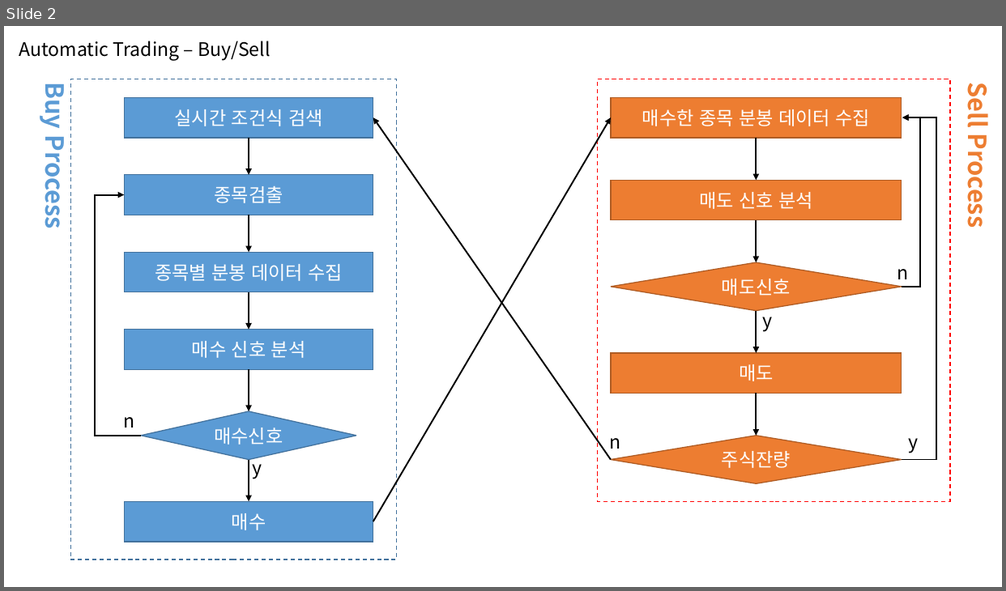
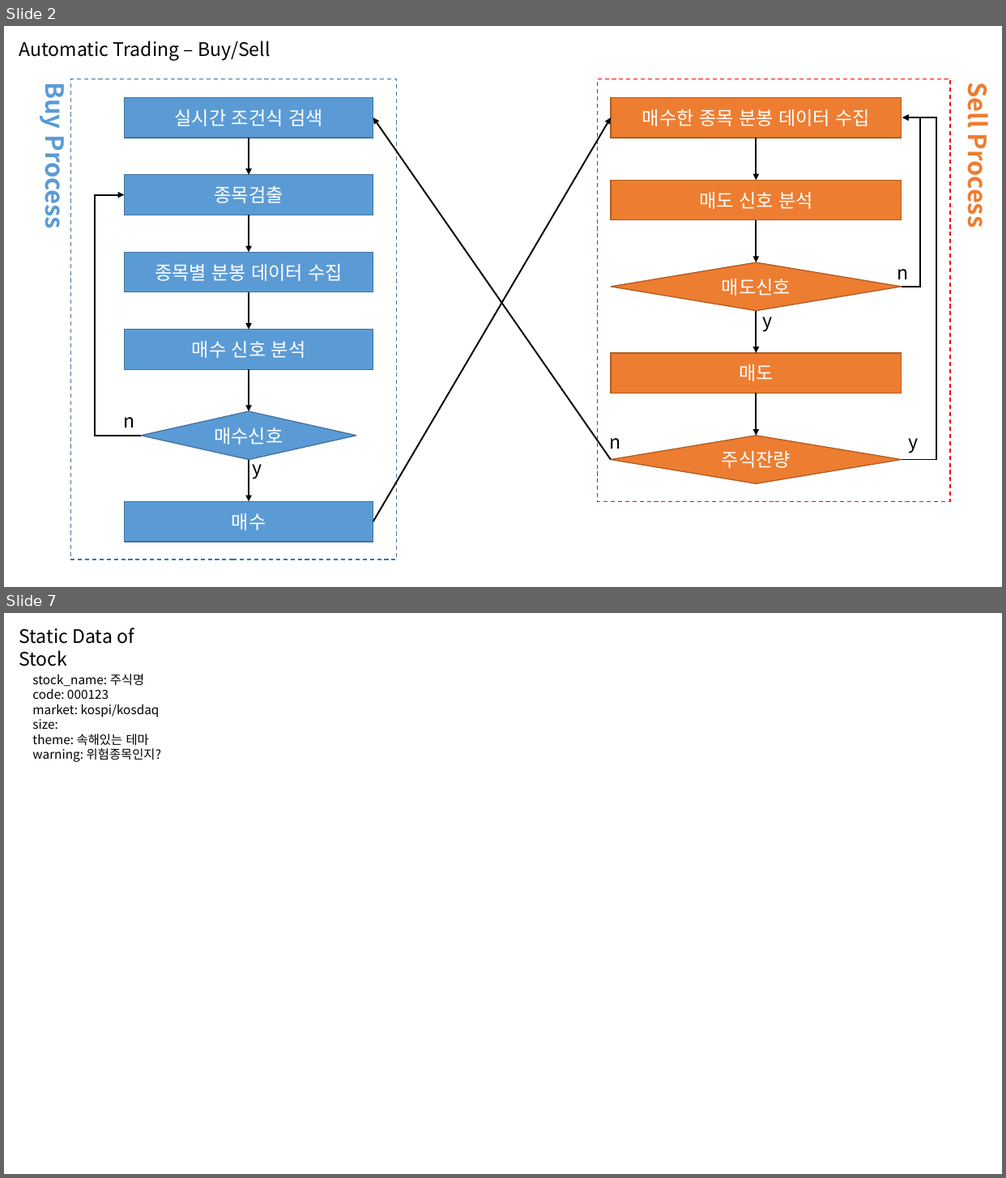
Before and after one commit to happineer/system_trading, a slide deck: doc/TopTrader.pptx. Shown one above the other, each under a label of ours: slide 2 before the commit, slides 2 and 7 after it; the slides between them are not shown. The pictures are 1006x591 and 1006x1178 pixels, drawn with LibreOffice and Linux fonts; fonts in the diff are those of the drawing. Boxes give left, top, right and bottom in pixels: in the first picture for what was removed or moved away, otherwise in the second. Text is boxed around its words. In the diff, an @@ line names an element or a change of style, - is before the commit and + after.

```diff
--- a/doc/TopTrader.pptx
+++ b/doc/TopTrader.pptx
@@ slide 7 added at (4,613,1002,1174), background #FFFFFF @@
@@ text added at (19,628,134,666), 18 pt, text #000000 @@
+Static Data of Stock
@@ text added at (32,674,161,762), 12 pt, text #000000 @@
+stock_name: 주식명
+code: 000123
+market: kospi/kosdaq
+size:
+theme: 속해있는 테마
+warning: 위험종목인지?
```
Also in this commit, not shown: 1 slide changed, 3 other slides added.
